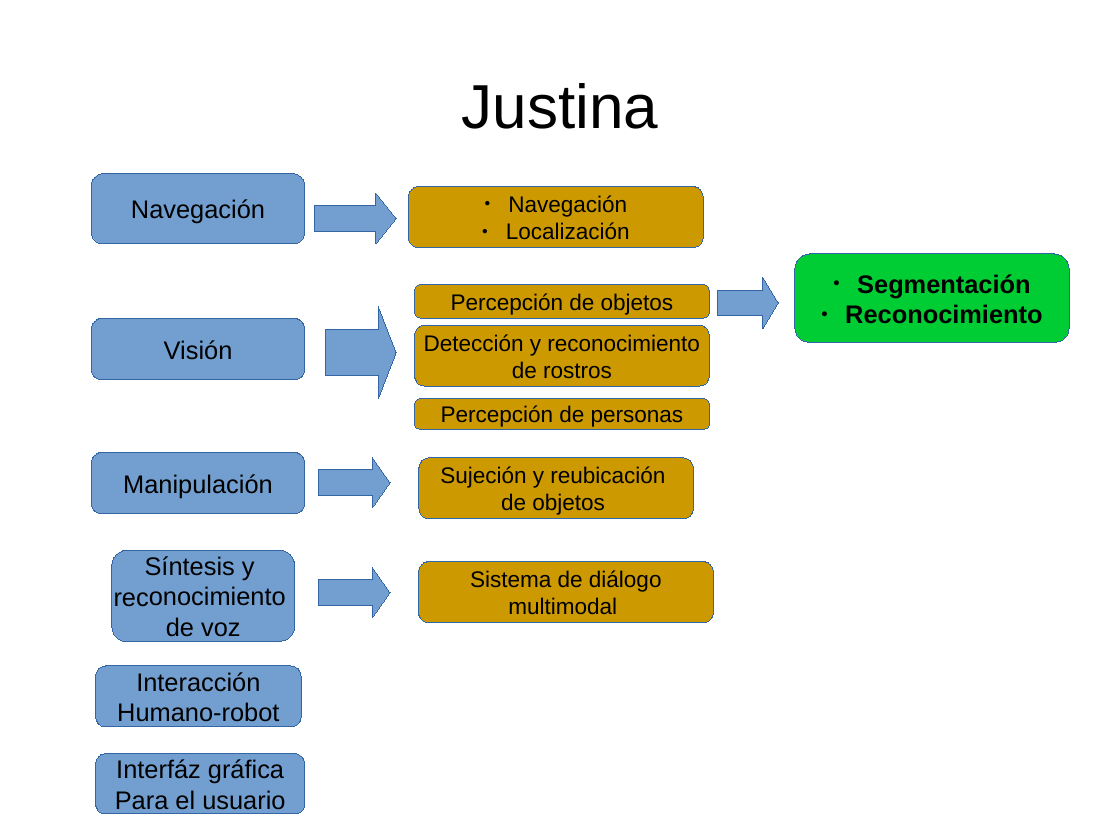
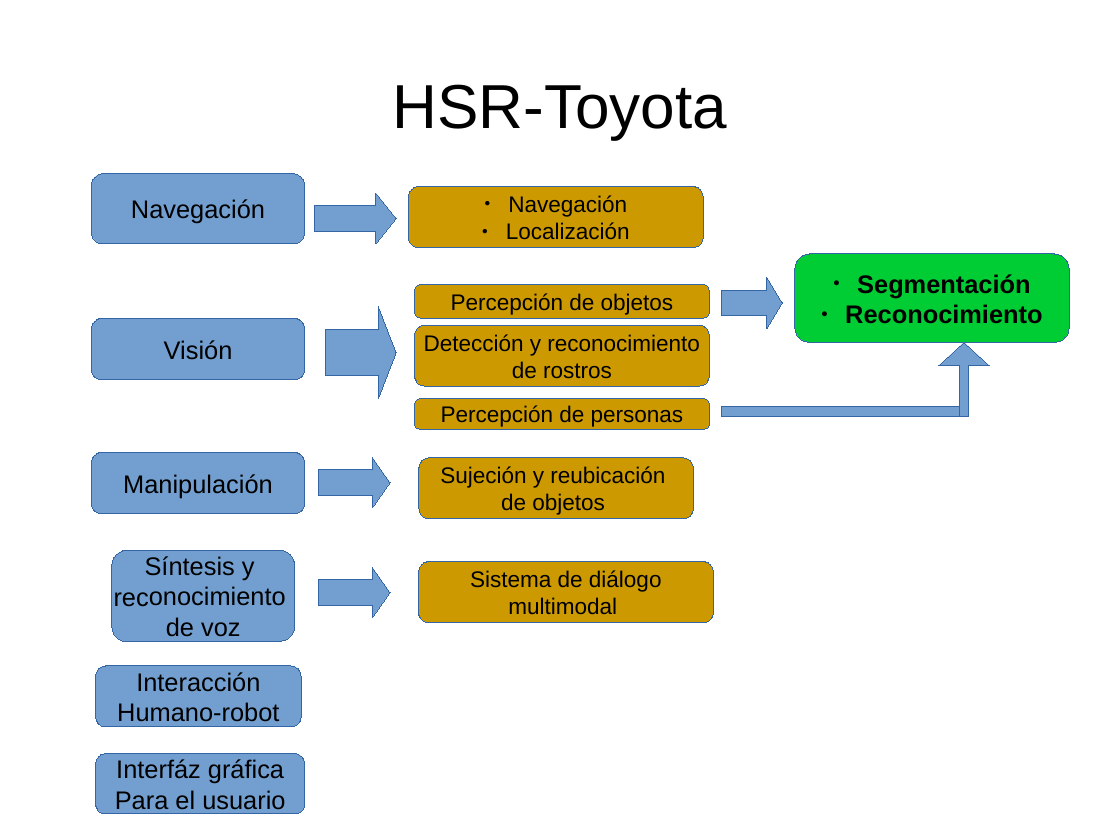
Before and after one commit to edgarVazquez43/tesis, a slide deck: slide 4 of Papers/constitucion_robots.odp. Drawn at 1120x840 pixels with LibreOffice and Linux fonts; fonts in the diff are those of the drawing. Boxes give left, top, right and bottom in pixels: in the first picture for what was removed or moved away, otherwise in the second. Text is boxed around its words. In the diff, an @@ line names an element or a change of style, - is before the commit and + after.

Commit message:
Update figures.

```diff
--- a/Papers/constitucion_robots.odp
+++ b/Papers/constitucion_robots.odp
@@ title at (392, 84, 727, 139): text changed @@
-Justina
+HSR-Toyota
@@ right arrow: place and size @@
-right arrow at (718, 277, 779, 328)
+right arrow at (722, 277, 783, 328)
@@ right arrow added at (939, 342, 989, 416), fill #729FCF, outline #3465A4 0 pt @@
@@ rectangle added at (722, 407, 966, 417), fill #729FCF, outline #3465A4 0 pt @@
```
